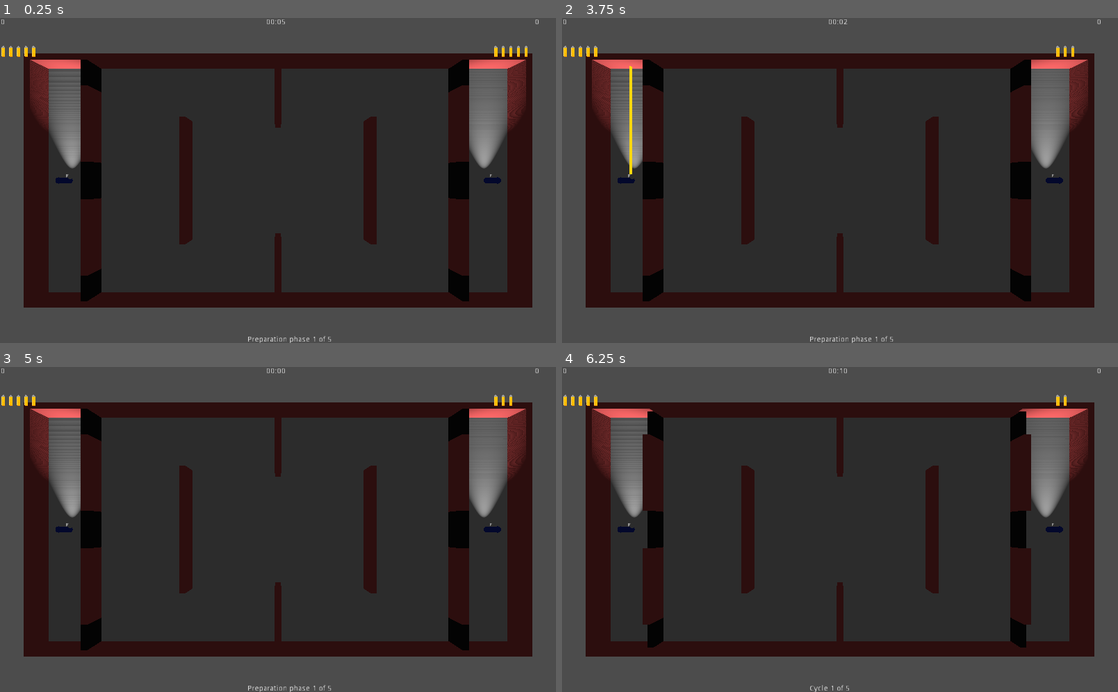
Above: before the commit, frames 1-4 (two rows, left to right).
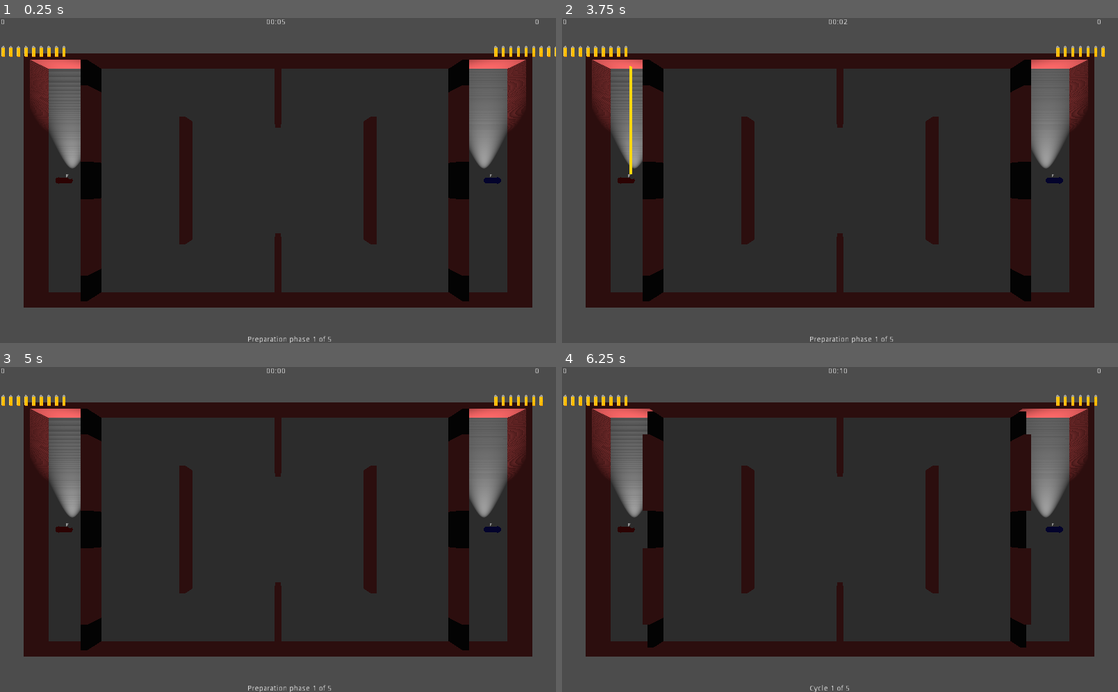
Above: after the commit, the same moments.

Repository: lizrad/fpspf
Game: Godot game, scene res://World.tscn
Two runs of this game, one before a commit and one after it. Both use one fixed random seed, a clock stepped at 60 frames per second and the inputs below.
Inputs:
- Up to frame 1 (0.25 s): no input
- Up to frame 2 (3.75 s): tap Enter at 0.5, 2.75 s; tap Space at 1.25, 3.5 s
- Up to frame 3 (5 s): tap Enter at 4.25 s
- Up to frame 4 (6.25 s): tap Space at 5 s

The runs differ from the first frame. In frame 1, 0.2% of the frame differs, in the area x 7-100%, y 8-52%; in frame 2, 0.2%, in the area x 7-98%, y 8-52%; in frame 3, 0.2%; in frame 4, 0.2%.

Commit message:
Add albido color for active player and ghosts connected UI ammo with logic

Diff:
--- a/Players/PlayerManager.gd
+++ b/Players/PlayerManager.gd
@@ -2,6 +2,7 @@
 class_name PlayerManager
 
 export var player_id: int # The id of the player this manager manages
+export var player_color: Color
 
 signal active_player_died
 signal ghost_player_died
@@ -15,9 +16,20 @@
 func _ready():
 	active_player = active_player_scene.instance()
 	active_player.id = player_id
+	_set_pawn_color(active_player.get_node("PlayerMesh/CharacterMesh"))
+
 	add_child(active_player)
 
 	active_player.connect("died", self, "_on_player_died")
+
+
+func _set_pawn_color(mesh : MeshInstance) -> void:
+	# mesh material override
+	#var material = mesh.get_surface_material(0)
+	# create new mesh material
+	var material = SpatialMaterial.new()
+	material.albedo_color = player_color
+	mesh.set_surface_material(0, material)
 
 
 func convert_active_to_ghost():
@@ -28,8 +40,8 @@
 
 	var new_ghost = ghost_player_scene.instance()
 	new_ghost.movement_record = movement_record
-
 	new_ghost.connect("died", self, "_on_ghost_died")
+	_set_pawn_color(new_ghost.get_node("PlayerMesh/CharacterMesh"))
 
 	add_child(new_ghost)
 
--- a/UI/BulletAmmo.gd
+++ b/UI/BulletAmmo.gd
@@ -1,6 +1,9 @@
 extends Control
 
-var _num_bullets := 5
+# TODO: define in constants for ammotypes
+#export var num_bullets : int
+#var _num_bullets := num_bullets
+var _num_bullets := 9
 var _img_bullet = load("res://Attacking/Shots/bullet.png")
 
 
@@ -23,8 +26,8 @@
 	_num_bullets -= 1
 
 
-func reload(player):
+func reload():
 	print("reloading bullets")
+	_num_bullets = 9
 	for i in range(_num_bullets):
-		$HBoxContainer.get_child(_num_bullets - 1).visible = true
-	_num_bullets = 5
+		$HBoxContainer.get_child(i).visible = true
--- a/UI/HUD.gd
+++ b/UI/HUD.gd
@@ -23,9 +23,14 @@
 	$Cycle.set_text(text)
 
 
-func _consume_bullet(idx_player):
+func consume_bullet(idx_player):
 	var bullet_ammo = $BulletAmmo1 if idx_player == 0 else $BulletAmmo2
 	bullet_ammo.remove_bullet()
+
+
+func reload_ammo():
+	$BulletAmmo1.reload()
+	$BulletAmmo2.reload()
 
 
 func set_cycle(cycle):
--- a/World.gd
+++ b/World.gd
@@ -20,7 +20,7 @@
 		player_manager.connect("ghost_player_died", self, "_on_ghost_player_died", [player_manager])
 		_scores.append(0)
 		var attacker = player_manager.active_player.get_node("Attacker")
-		attacker.connect("shot_bullet", $HUD, "_consume_bullet", [player_manager.player_id])
+		attacker.connect("shot_bullet", $HUD, "consume_bullet", [player_manager.player_id])
 
 	time_left = (time_prep if active_prep_time else time_cycle) + 1
 	$HUD.set_time(time_left)
@@ -59,6 +59,7 @@
 
 		# starting preparation cycle
 		$LevelManager.close_doors()
+		$HUD.reload_ammo()
 		for player_manager in $PlayerManagers.get_children():
 			player_manager.convert_active_to_ghost()
 			var attacker = player_manager.active_player.get_node("Attacker")
--- a/World.tscn
+++ b/World.tscn
@@ -14,10 +14,12 @@
 
 [node name="PlayerManager" parent="PlayerManagers" instance=ExtResource( 1 )]
 transform = Transform( 1, 0, 0, 0, 1, 0, 0, 0, 1, 35, 0, 0 )
+player_color = Color( 0, 0, 1, 1 )
 
 [node name="PlayerManager2" parent="PlayerManagers" instance=ExtResource( 1 )]
 transform = Transform( 1, 0, 0, 0, 1, 0, 0, 0, 1, -35, 0, 0 )
 player_id = 1
+player_color = Color( 1, 0, 0, 1 )
 
 [node name="LevelManager" parent="." instance=ExtResource( 5 )]
 transform = Transform( 1, 0, 0, 0, 1, 0, 0, 0, 1, 0, -1, 0 )
